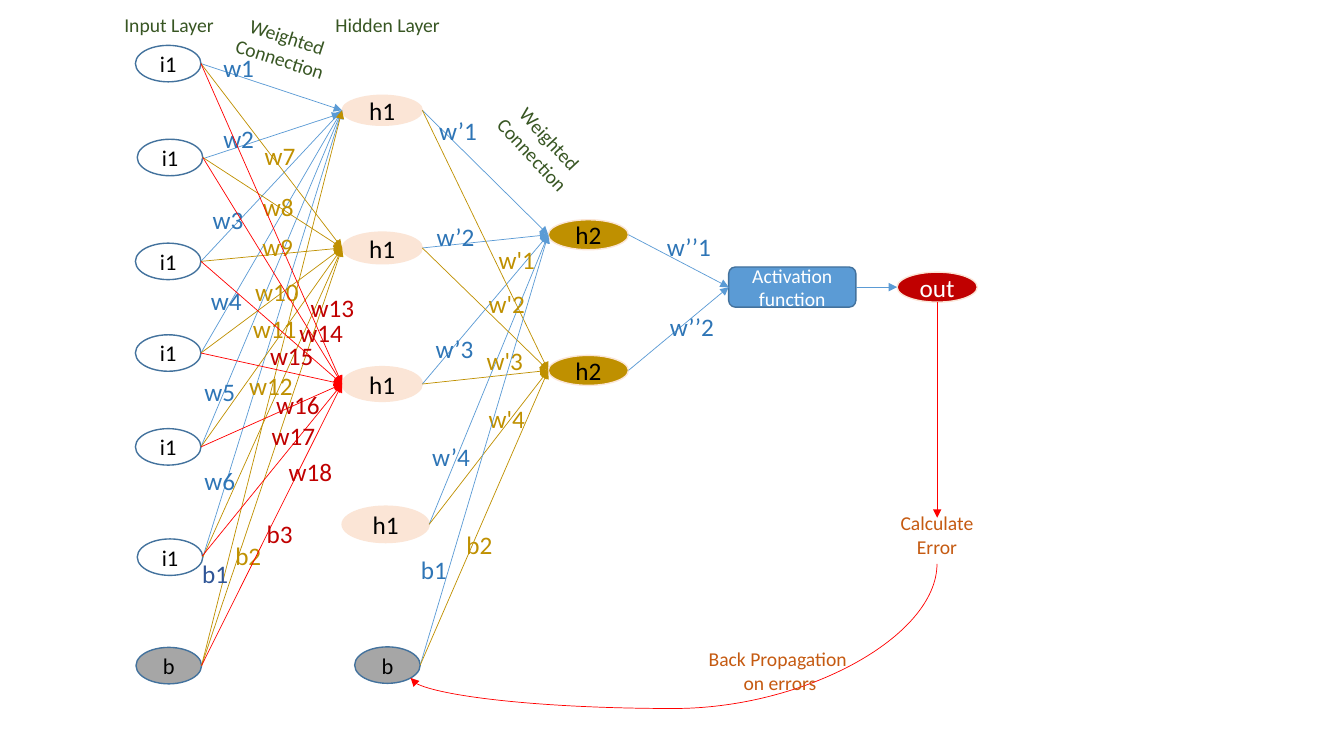
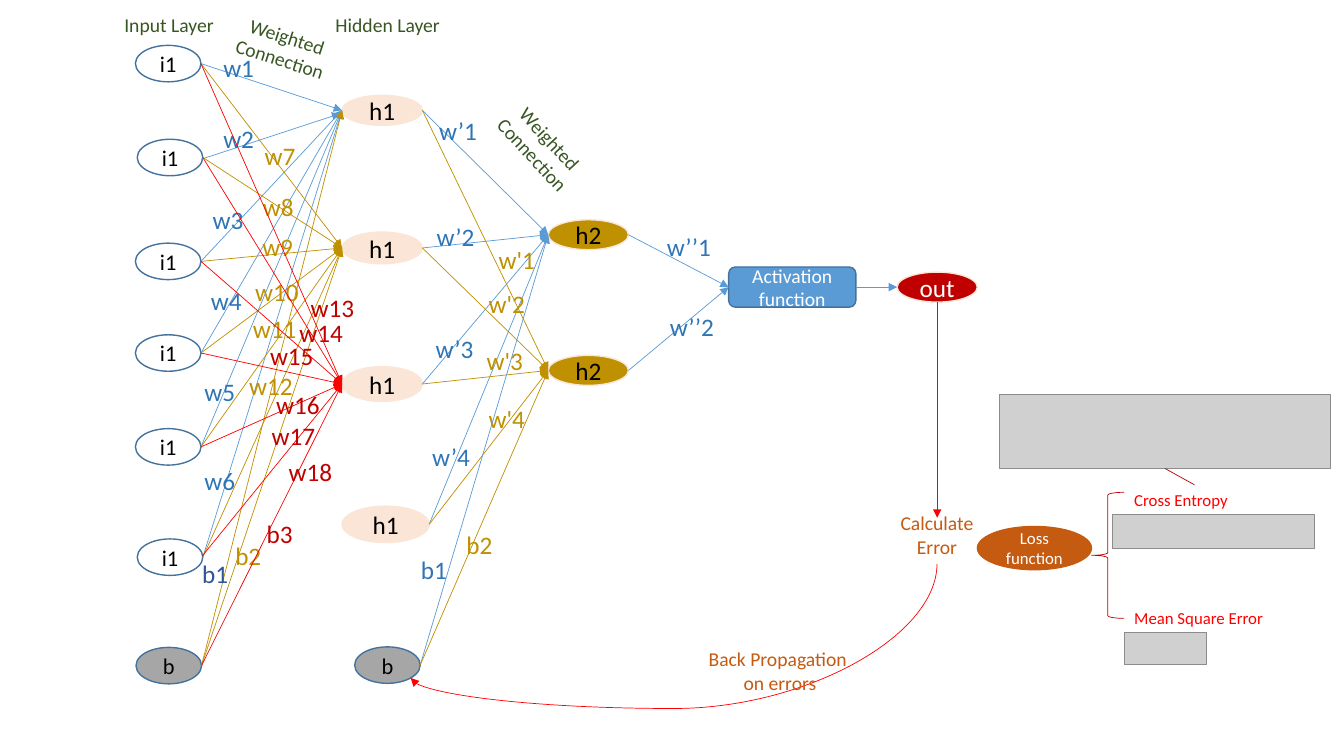
Before and after one commit to ziweifan177/Data_Science_Pilot, a slide deck: slide 1 of [Learning and Exercise] Data Science/Data Science/Comparisons/NeuronNetworkStructure.pptx. Drawn at 1344x756 pixels with LibreOffice and Linux fonts; fonts in the diff are those of the drawing; grey boxes stand for pictures. Boxes give left, top, right and bottom in pixels: in the first picture for what was removed or moved away, otherwise in the second. Text is boxed around its words. In the diff, an @@ line names an element or a change of style, - is before the commit and + after.

```diff
--- a/[Learning and Exercise] Data Science/Data Science/Comparisons/NeuronNetworkStructure.pptx
+++ b/[Learning and Exercise] Data Science/Data Science/Comparisons/NeuronNetworkStructure.pptx
@@ picture added at [1000, 395, 1331, 469] @@
@@ line added from (1166, 469) to (1195, 485), #C00000 0.5 pt @@
@@ left brace added at [1092, 492, 1125, 618], outline #C00000 0.5 pt @@
@@ text added at [1134, 495, 1227, 509], 12 pt, text #FF0000 @@
+Cross Entropy
@@ ellipse added at [978, 526, 1092, 570], fill #C55A11, outline #C55A11 1 pt, 12 pt, text #FFFFFF @@
+Loss function
@@ picture added at [1113, 515, 1315, 548] @@
@@ text added at [1134, 613, 1263, 627], 12 pt, text #FF0000 @@
+Mean Square Error
@@ picture added at [1124, 633, 1207, 664] @@
```
Also in this commit, not shown: 1 slide added.
